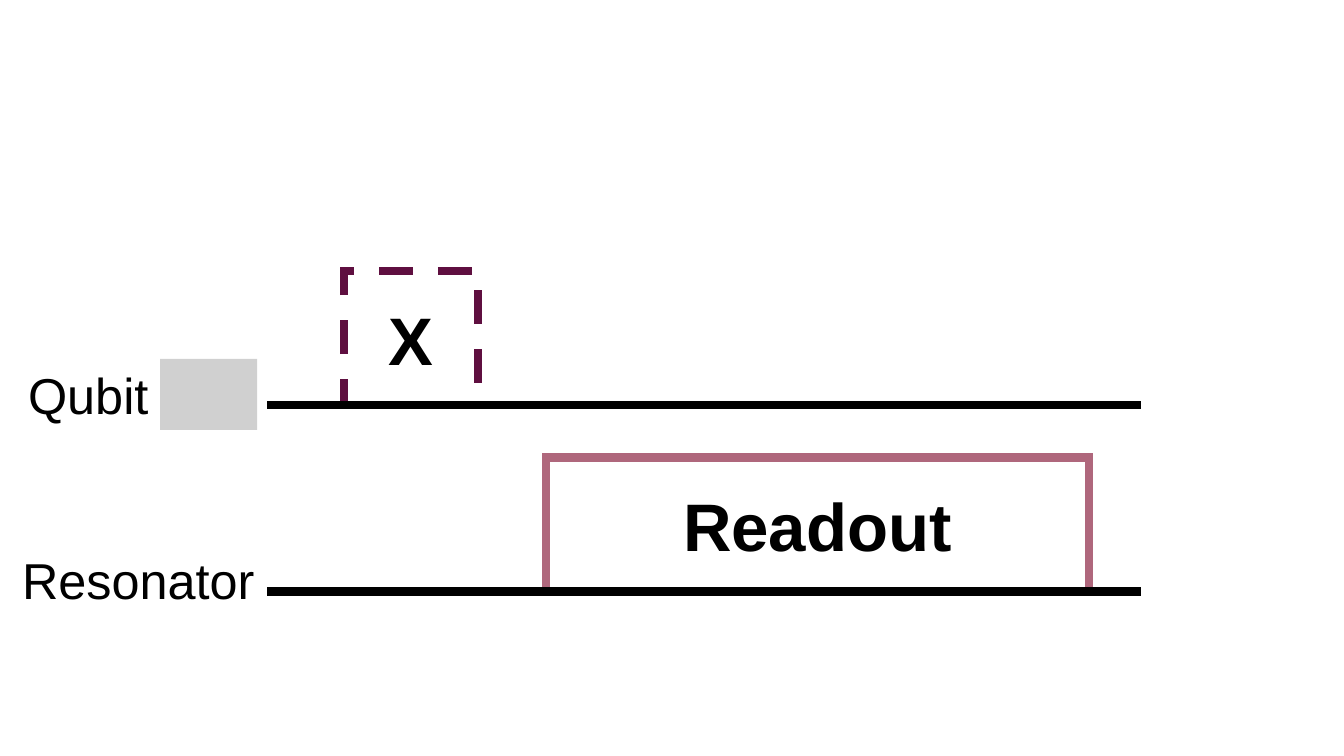
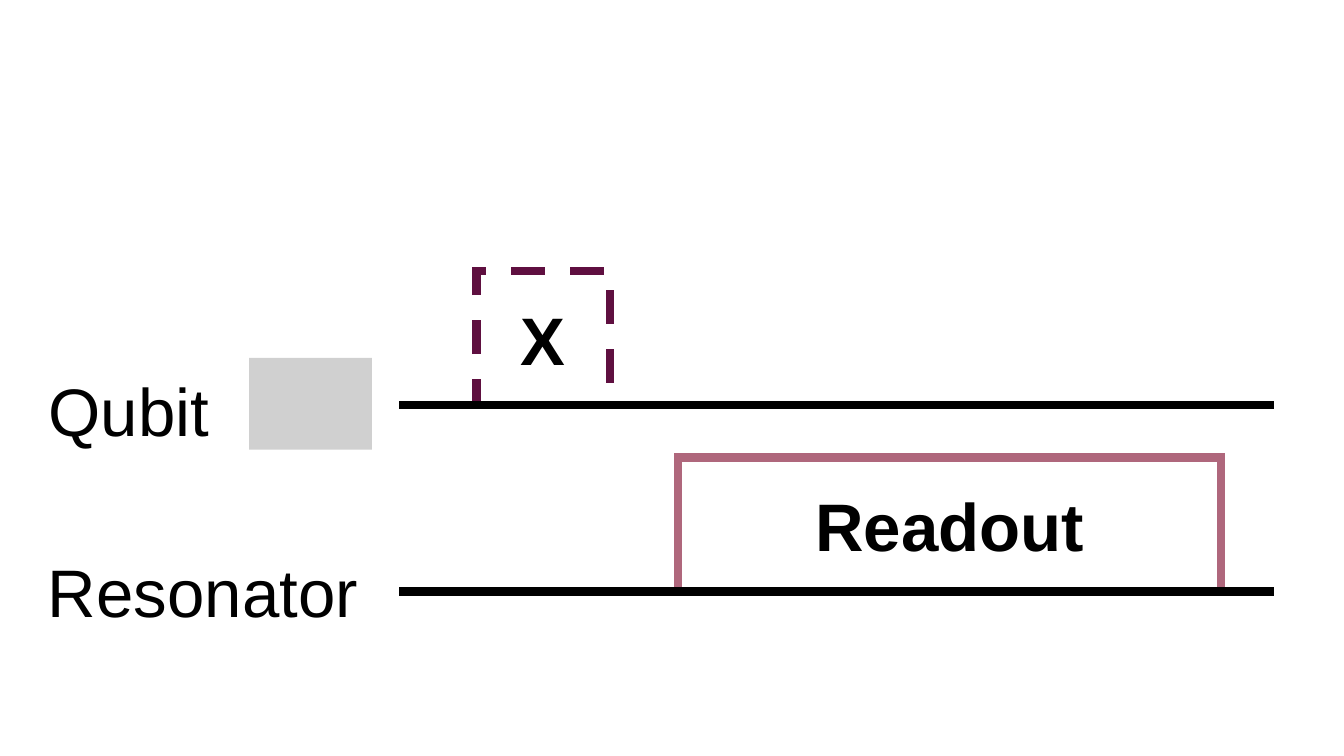
Before and after one commit to JohannSeverin/Master_Thesis, a slide deck: slide 2 of Figs/circuits.pptx. Drawn at 1344x756 pixels with LibreOffice and Linux fonts; fonts in the diff are those of the drawing; grey boxes stand for pictures. Boxes give left, top, right and bottom in pixels: in the first picture for what was removed or moved away, otherwise in the second. Text is boxed around its words. In the diff, an @@ line names an element or a change of style, - is before the commit and + after.

```diff
--- a/Figs/circuits.pptx
+++ b/Figs/circuits.pptx
@@ rectangle "X": place and size @@
-rectangle "X" at (344,271,478,405)
+rectangle "X" at (477,271,611,405)
@@ picture removed at (160,359,257,431) @@
@@ picture added at (249,358,372,450) @@
@@ text "Qubit": place and size @@
-text "Qubit" at (28,377,148,424)
+text "Qubit" at (49,387,209,449)
@@ text "Qubit" at (49,387,209,449): size 36 to 48 pt @@
@@ line moved from (267, 405) - (1141, 405) to (399, 405) - (1274, 405) @@
@@ rectangle "Readout": place and size @@
-rectangle "Readout" at (546,458,1090,592)
+rectangle "Readout" at (679,458,1222,592)
@@ text "Resonator" at (48,570,358,618): size 36 to 48 pt @@
@@ text "Resonator": place and size @@
-text "Resonator" at (22,564,254,600)
+text "Resonator" at (48,570,358,618)
@@ line moved from (267, 592) - (1141, 592) to (399, 592) - (1274, 592) @@
```
Also in this commit, not shown: 4 other slides changed, 1 slide added, 1 slide removed, 14 other files.
